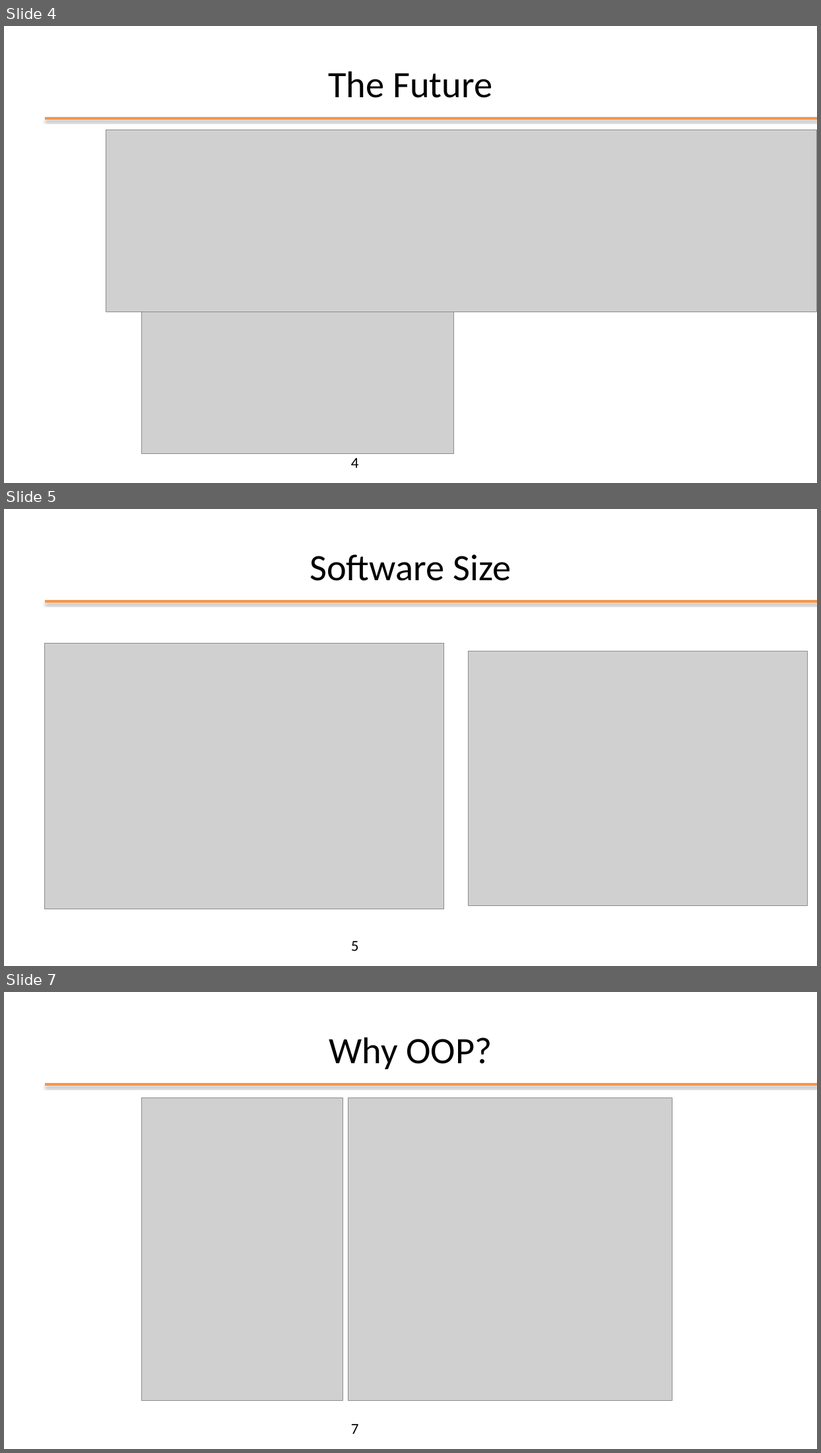
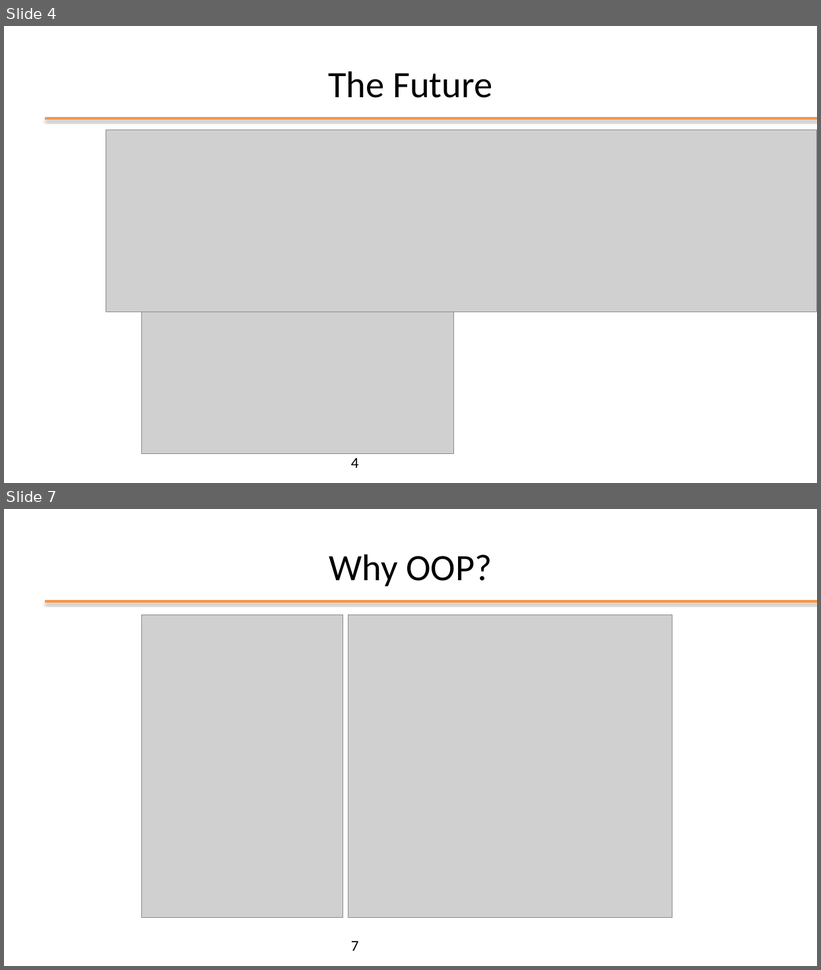
Before and after one commit to plctechnician/ooprogramming, a slide deck: java/slides/ppt/01 - Java From Functions to Objects.pptx. Shown one above the other, each under a label of ours: slides 4, 5 and 7 before the commit, slides 4 and 7 after it; the slides between them are not shown. The pictures are 821x1453 and 821x970 pixels, drawn with LibreOffice and Linux fonts; fonts in the diff are those of the drawing; grey boxes stand for pictures; background and template pictures are left out. Boxes give left, top, right and bottom in pixels: in the first picture for what was removed or moved away, otherwise in the second. Text is boxed around its words. In the diff, an @@ line names an element or a change of style, - is before the commit and + after.

```diff
--- a/java/slides/ppt/01 - Java From Functions to Objects.pptx
+++ b/java/slides/ppt/01 - Java From Functions to Objects.pptx
@@ slide 5 removed at (x1=4, y1=509, x2=817, y2=966), background #FFFFFF; not listed: 1 template element that a slide beside it also shows @@
@@ title removed at (x1=310, y1=555, x2=511, y2=581) @@
-Software Size
@@ picture removed at (x1=45, y1=643, x2=444, y2=910) @@
@@ picture removed at (x1=468, y1=651, x2=807, y2=906) @@
@@ page number removed at (x1=351, y1=941, x2=359, y2=951) @@
-5
```
Also in this commit, not shown: 4 slides changed, 8 slides added, 3 other slides removed, 4 other files.
